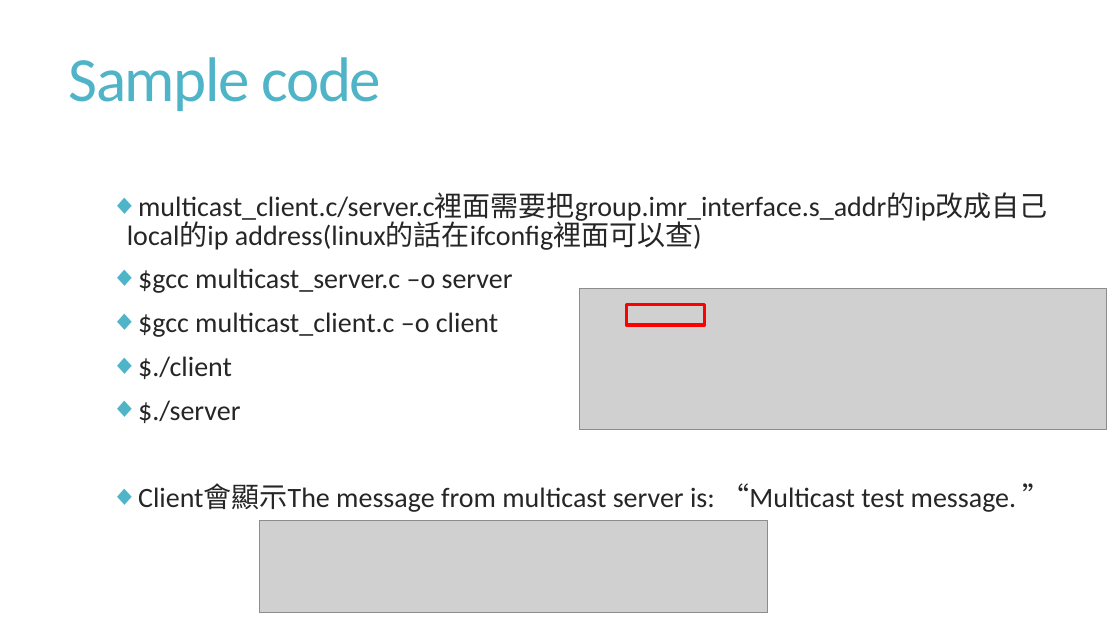
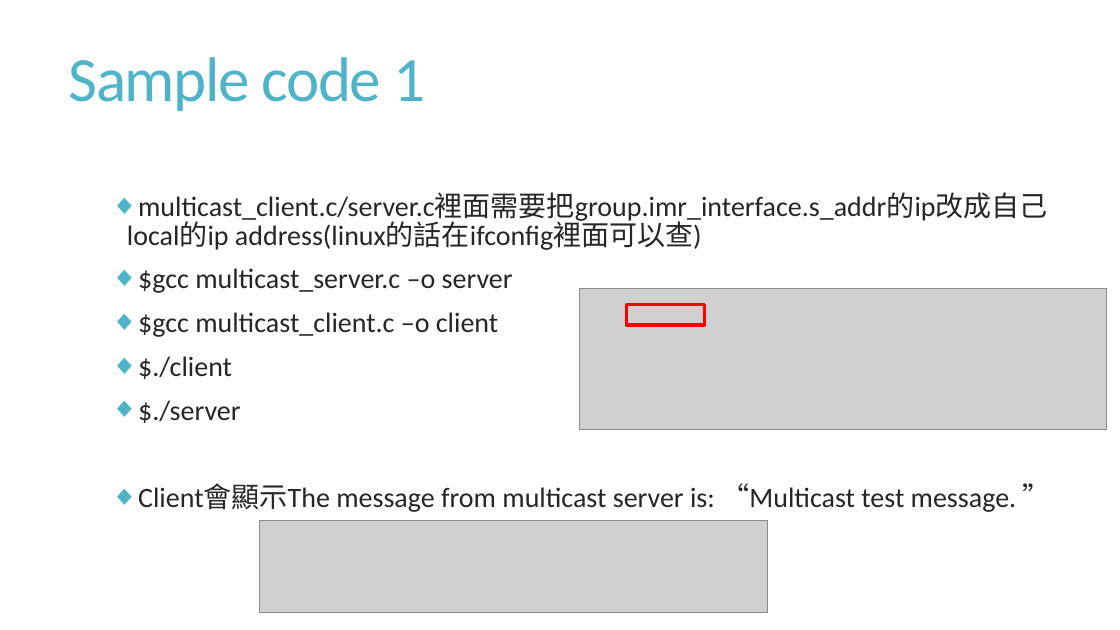
Before and after one commit to hfchen2132131/Network_lab, a slide deck: slide 13 of lab2/Lab2_introduction.pptx. Drawn at 1120x630 pixels with LibreOffice and Linux fonts; fonts in the diff are those of the drawing; grey boxes stand for pictures. Boxes give left, top, right and bottom in pixels: in the first picture for what was removed or moved away, otherwise in the second. Text is boxed around its words. In the diff, an @@ line names an element or a change of style, - is before the commit and + after.

```diff
--- a/lab2/Lab2_introduction.pptx
+++ b/lab2/Lab2_introduction.pptx
@@ title at <box>69,57,426,111</box>: text changed @@
-Sample code
+Sample code 1
```
Also in this commit, not shown: 8 other slides changed, 1 slide added, 4 other files.
